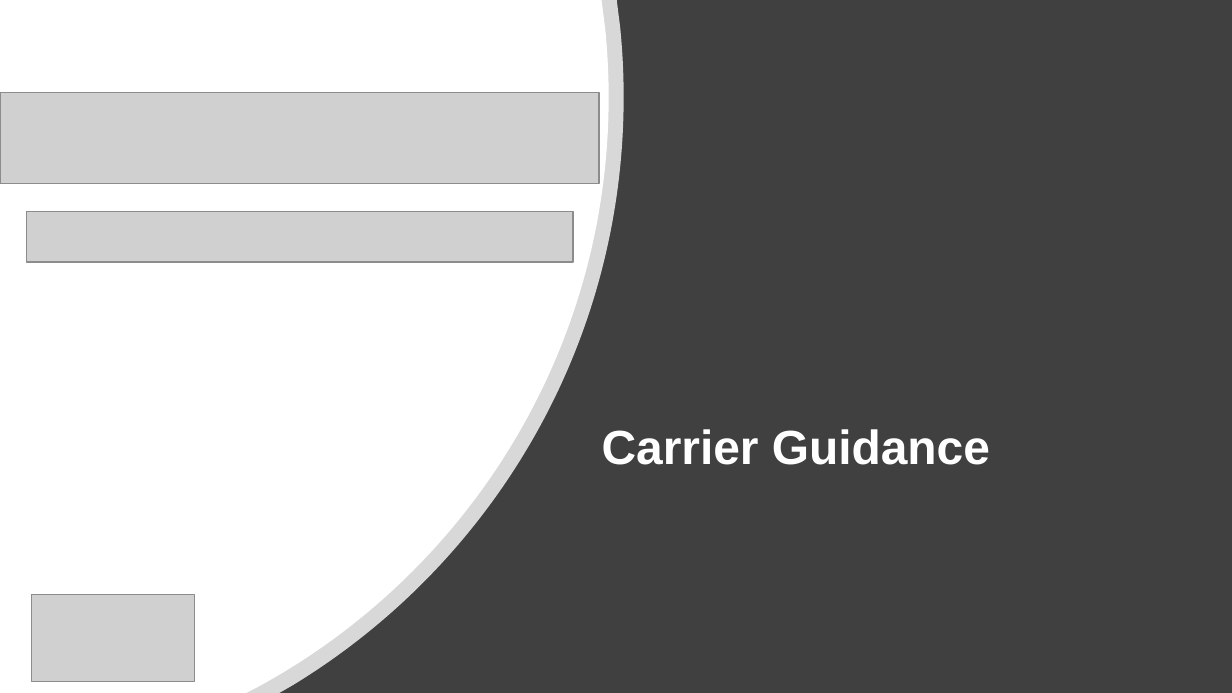
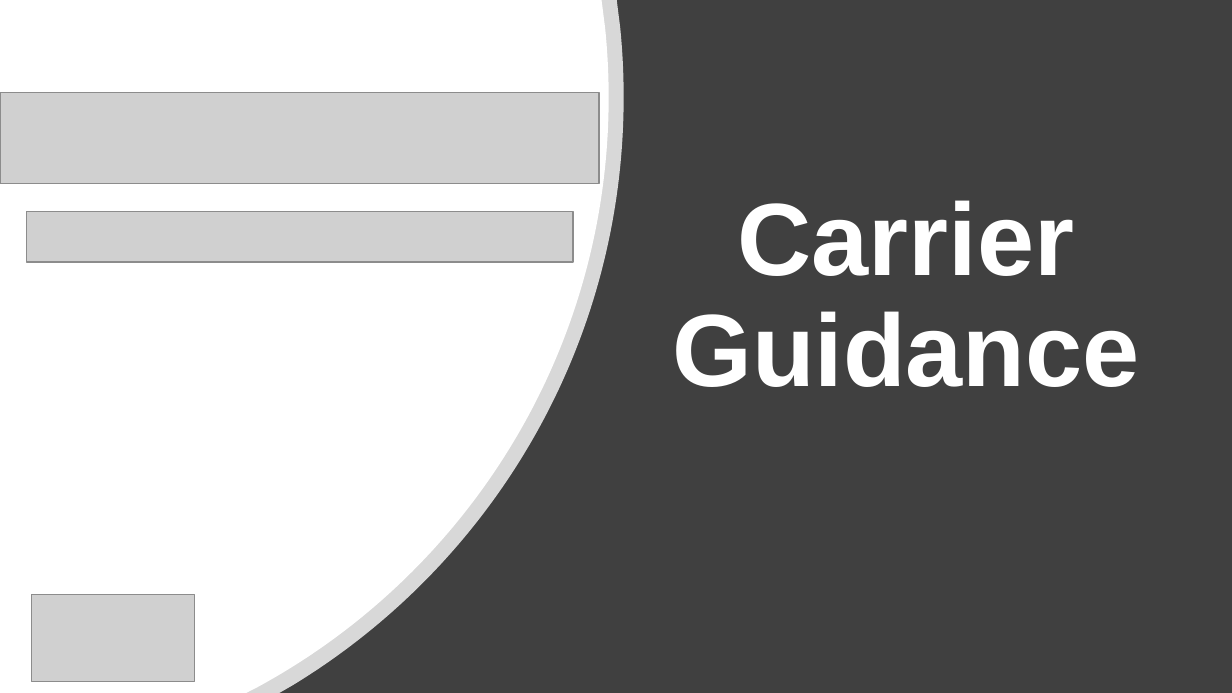
Before and after one commit to naveenvarma31/bytecodeblasters-PPT, a slide deck: slide 1 of Bytecode Blasters.pptx. Drawn at 1232x693 pixels with LibreOffice and Linux fonts; fonts in the diff are those of the drawing; grey boxes stand for pictures; background and template pictures are left out. Boxes give left, top, right and bottom in pixels: in the first picture for what was removed or moved away, otherwise in the second. Text is boxed around its words. In the diff, an @@ line names an element or a change of style, - is before the commit and + after.

```diff
--- a/Bytecode Blasters.pptx
+++ b/Bytecode Blasters.pptx
@@ title "Carrier Guidance" moved from (x1=602, y1=429, x2=990, y2=465) to (x1=672, y1=200, x2=1139, y2=387) @@
@@ title "Carrier Guidance" at (x1=672, y1=200, x2=1139, y2=387): size 28 to 60 pt; alignment left to centre @@
```
Also in this commit, not shown: 2 other slides changed, 2 slides added, 2 slides removed.
